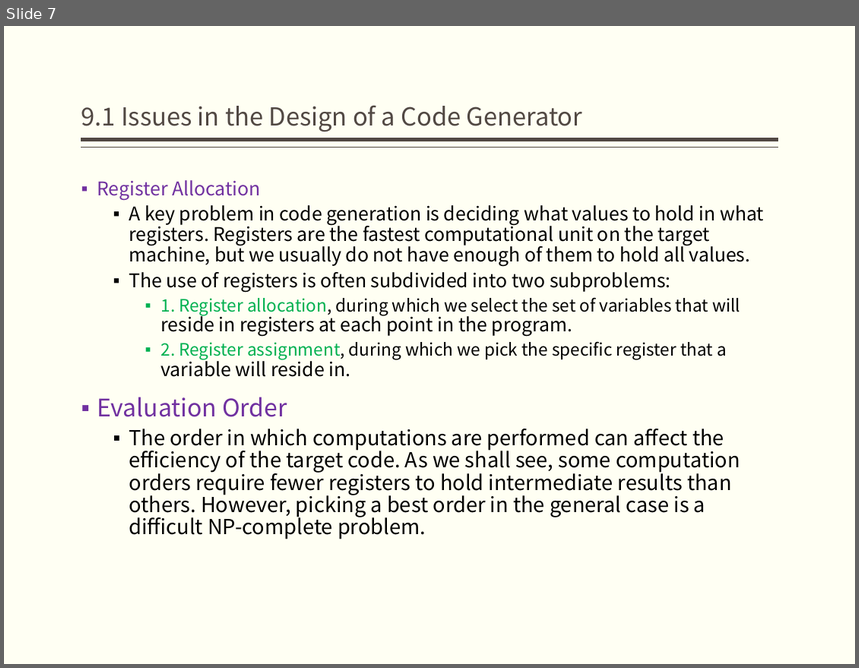
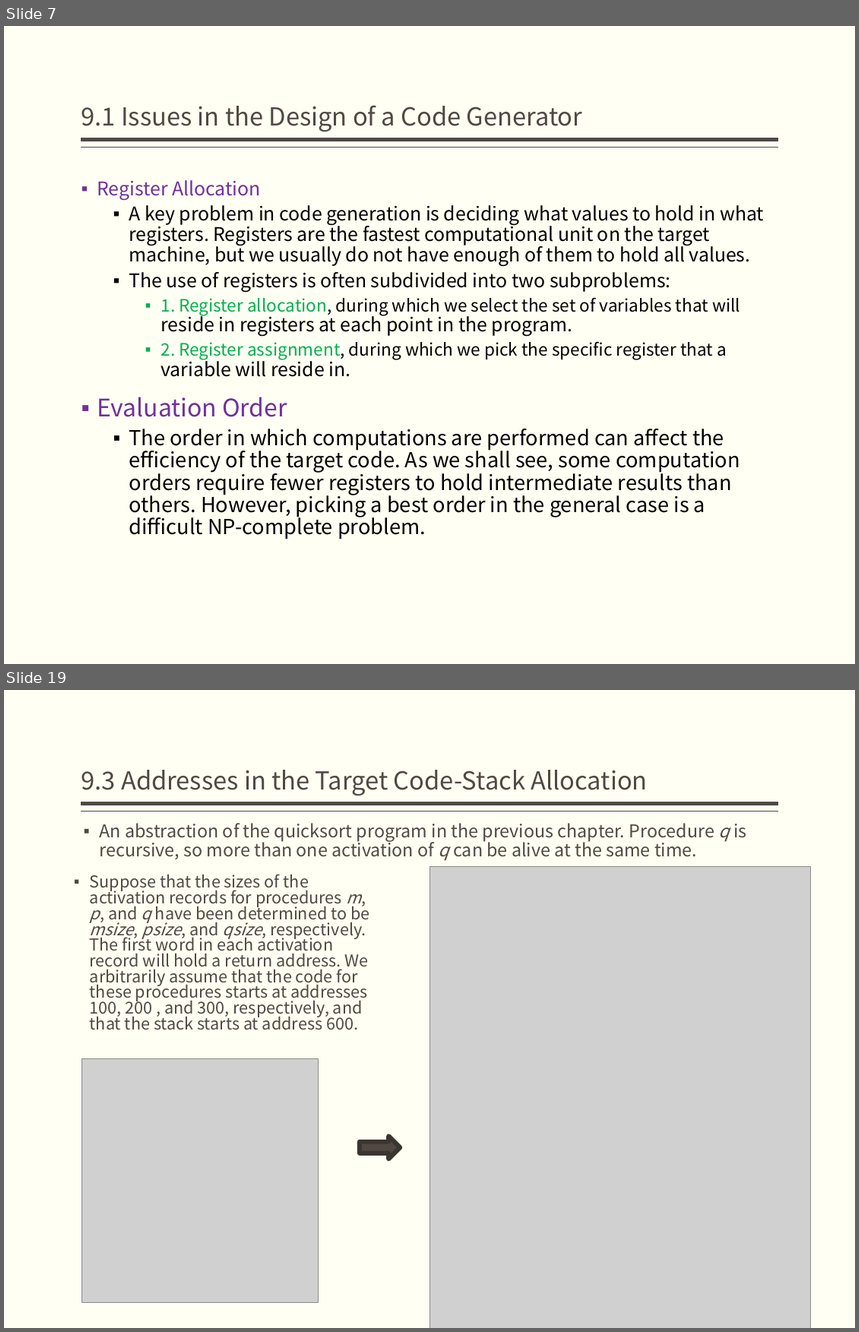
Before and after one commit to jz81/jz81.github.io, a slide deck: course/compiler/lecture/(Spring2020)Lecture9.pptx. Shown one above the other, each under a label of ours: slide 7 before the commit, slides 7 and 19 after it; the slides between them are not shown. The pictures are 859x668 and 859x1332 pixels, drawn with LibreOffice and Linux fonts; fonts in the diff are those of the drawing; grey boxes stand for pictures. Boxes give left, top, right and bottom in pixels: in the first picture for what was removed or moved away, otherwise in the second. Text is boxed around its words. In the diff, an @@ line names an element or a change of style, - is before the commit and + after.

```diff
--- a/course/compiler/lecture/(Spring2020)Lecture9.pptx
+++ b/course/compiler/lecture/(Spring2020)Lecture9.pptx
@@ slide 19 added at (4,690,855,1328), background #FFFFF3; not listed: 2 template elements that a slide beside it also shows @@
@@ title added at (82,770,648,796), 21 pt, text #514843 @@
+9.3 Addresses in the Target Code-Stack Allocation
@@ text added at (100,823,747,861), 15 pt, text #514843 @@
+▪ An abstraction of the quicksort program in the previous chapter. Procedure q is recursive, so more than one activation of q can be alive at the same time.
@@ picture added at (430,866,811,1328) @@
@@ text added at (90,874,370,1030), 13.9 pt, text #514843 @@
+▪ Suppose that the sizes of the activation records for procedures m, p, and q have been determined to be msize, psize, and qsize, respectively. The first word in each activation record will hold a return address. We arbitrarily assume that the code for these procedures starts at addresses 100, 200 , and 300, respectively, and that the stack starts at address 600.
@@ picture added at (82,1059,318,1303) @@
@@ right arrow added at (360,1136,401,1159), fill #514843, outline #3C3532 3.78 pt @@
```
Also in this commit, not shown: 9 slides changed, 10 other slides added.
